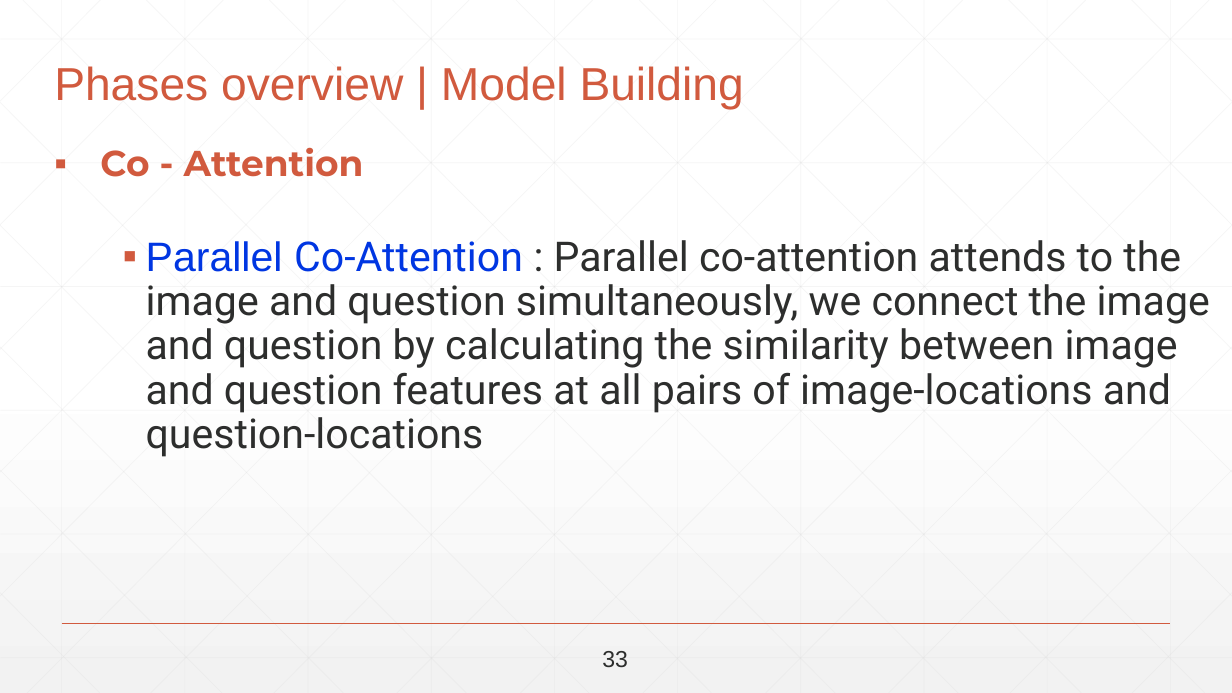
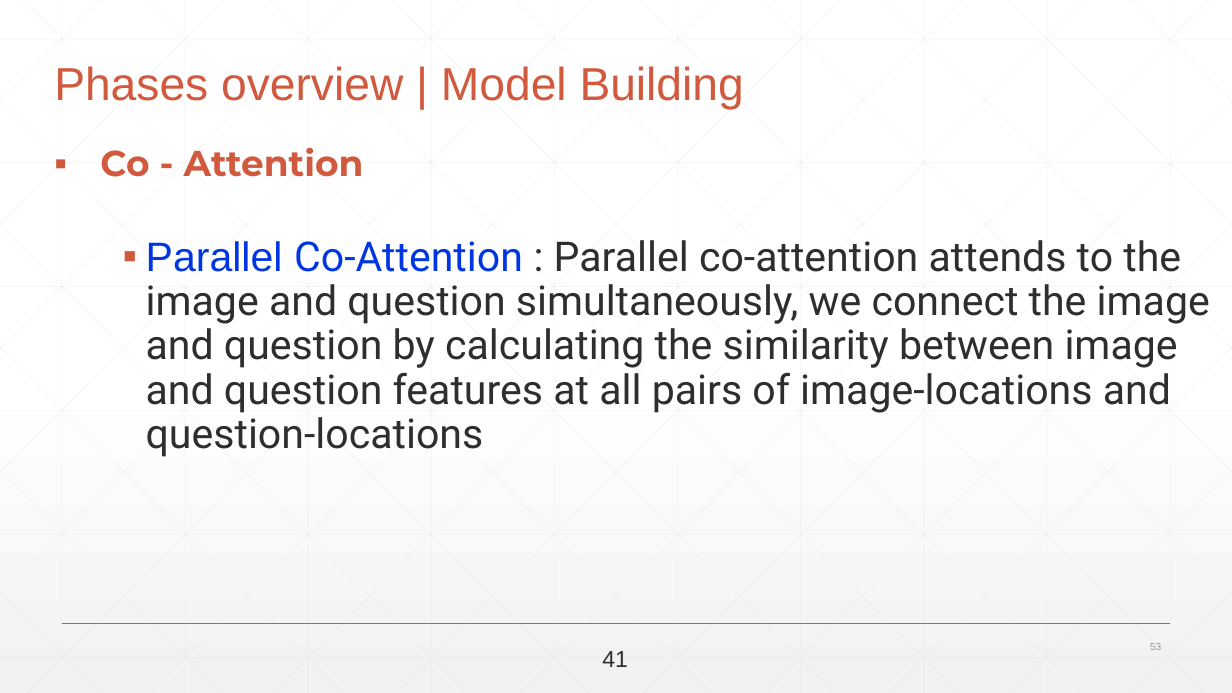
Before and after one commit to abdallahshaaban/Visual-Question-Answering, a slide deck: slide 53 of Third Seminar/Visual-QA-Third-Seminar-2017.pptx. Drawn at 1232x693 pixels with LibreOffice and Linux fonts; fonts in the diff are those of the drawing. Boxes give left, top, right and bottom in pixels: in the first picture for what was removed or moved away, otherwise in the second. Text is boxed around its words. In the diff, an @@ line names an element or a change of style, - is before the commit and + after.

```diff
--- a/Third Seminar/Visual-QA-Third-Seminar-2017.pptx
+++ b/Third Seminar/Visual-QA-Third-Seminar-2017.pptx
@@ text at <box>602,651,628,667</box>: text changed @@
-33
+41
@@ page number added at <box>1150,643,1161,650</box>, 8 pt, text #959795 @@
+53
```
Also in this commit, not shown: 78 other slides changed, 1 slide added, 2 other files.
